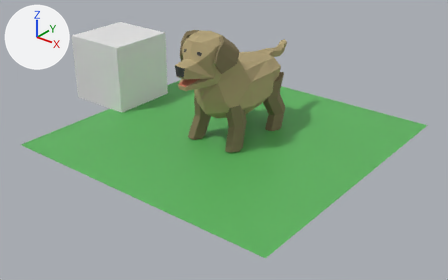
A saved change to the Blender file blender/golden-retriever.blend.
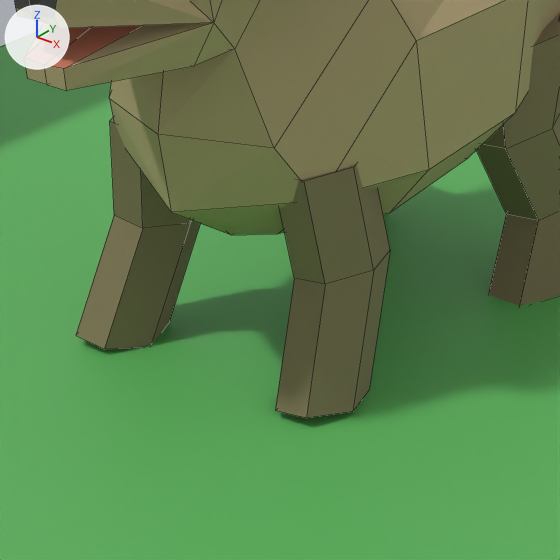
There are two pictures of each version: one whole from a 50 mm lens placed at (4.78, -6.12, 3.68), pointed at (0.02, -0.17, -0.01), one close up on the part from 39% to 62% of the width and 26% to 64% of the height. The axes (+X, +Y, +Z) are drawn at upper left. The lights are the same throughout. The close-ups show mesh edges as thin lines.

The older version as bpy lines, for what is in view:
```python
me_cylinder = bpy.data.meshes.new('Cylinder')
me_cylinder.from_pydata(...)  # 18 vertices, 14 faces; spans x 0.161..0.421, y -0.469..-0.092, z -0.007..0.616
me_cylinder.materials.append(mat_grey_darker)  # yellow #867a5b
me_cylinder_001 = bpy.data.meshes.new('Cylinder.001')
me_cylinder_001.from_pydata(...)  # 24 vertices, 20 faces; spans x 0.109..0.426, y 0.372..0.803, z -0.02..0.759
me_cylinder_001.materials.append(mat_grey_darker)  # yellow #867a5b
me_plane_001 = bpy.data.meshes.new('Plane.001')
me_plane_001.from_pydata(...)  # 85 vertices, 67 faces; spans x 0.0..0.4, y -1.03..1.3, z 0.34..1.56
# faces by material slot: [64, 2, 1]
me_plane_001.materials.append(mat_brown)  # beige #b6a67b
me_plane_001.materials.append(mat_black)  # dark grey #454545
me_plane_001.materials.append(mat_red)  # orange #c9795e
ob_body = bpy.data.objects.new('body', me_plane_001)
ob_body.location = (0.0, 0.0, 0.0)
_m = ob_body.modifiers.new('Mirror', 'MIRROR')
_m.use_clip = True
ob_front_leg = bpy.data.objects.new('front-leg', me_cylinder)
ob_front_leg.location = (0.0, 0.0, 0.0)
_m = ob_front_leg.modifiers.new('Mirror', 'MIRROR')
_m.mirror_object = ob_body
ob_rear_leg = bpy.data.objects.new('rear-leg', me_cylinder_001)
ob_rear_leg.location = (0.0, 0.0, 0.0)
_m = ob_rear_leg.modifiers.new('Mirror', 'MIRROR')
_m.mirror_object = ob_body
# also in view: 'Plane' at (0.0, 0.0, 0.0)
```
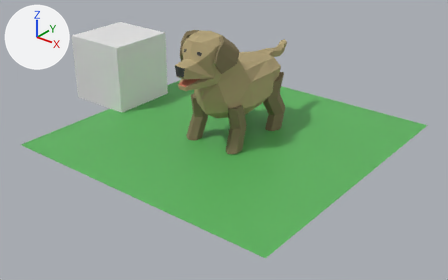
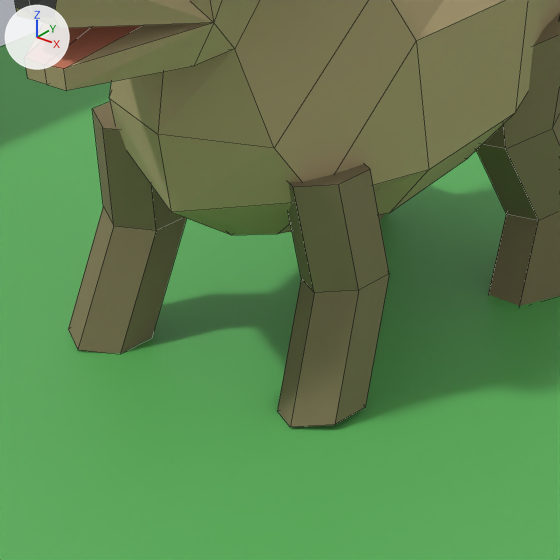
Where the newer file only moved an object's origin or applied its transform, the numbers keep the older frame.

Location of each change, [x1, y1, x2, y2] in pixels of the close-ups (560 x 560 px):
'front-leg', reshaped, modifiers changed (9% taller): before [76, 118, 390, 418]; after [68, 101, 389, 427]

Diff of the bpy script that builds the scene:
```diff
--- a/blender/golden-retriever.blend.py
+++ b/blender/golden-retriever.blend.py
@@ me_cylinder @@
 # used by ob_front_leg; location = (0.0, 0.0, 0.0)
-me_cylinder.from_pydata(...)  # 18 vertices, 14 faces; spans x 0.161..0.421, y -0.469..-0.092, z -0.007..0.616
+me_cylinder.from_pydata(...)  # 36 vertices, 28 faces; spans x -0.432..0.432, y -0.495..-0.128, z -0.003..0.614
+# me_cylinder part 1: the whole mesh is rebuilt
 me_cylinder.materials.append(mat_grey_darker)
@@ ob_front_leg @@
 ob_front_leg.location = (0.0, 0.0, 0.0)
-_m = ob_front_leg.modifiers.new('Mirror', 'MIRROR')
-_m.mirror_object = ob_body
```
